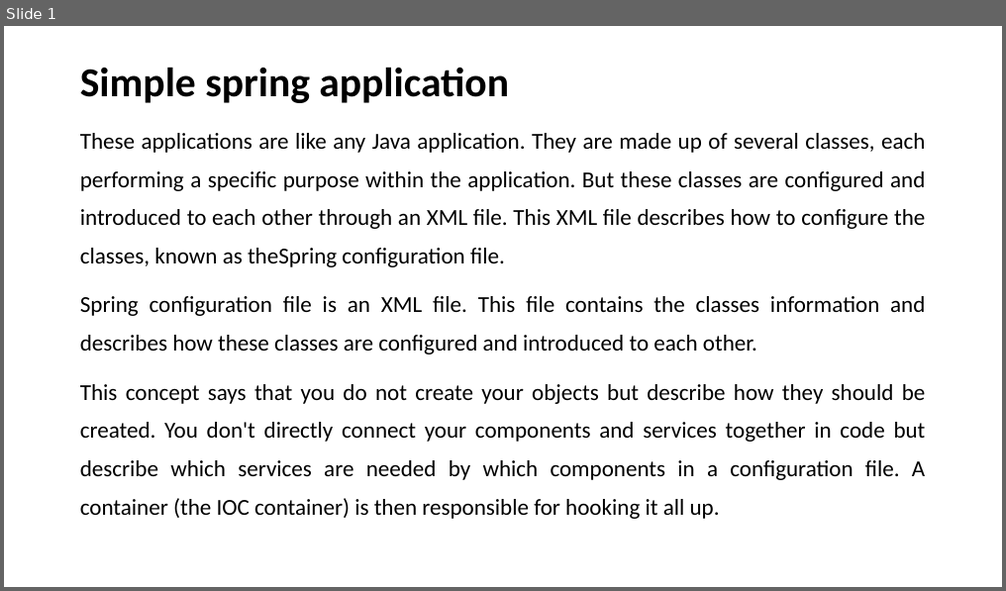
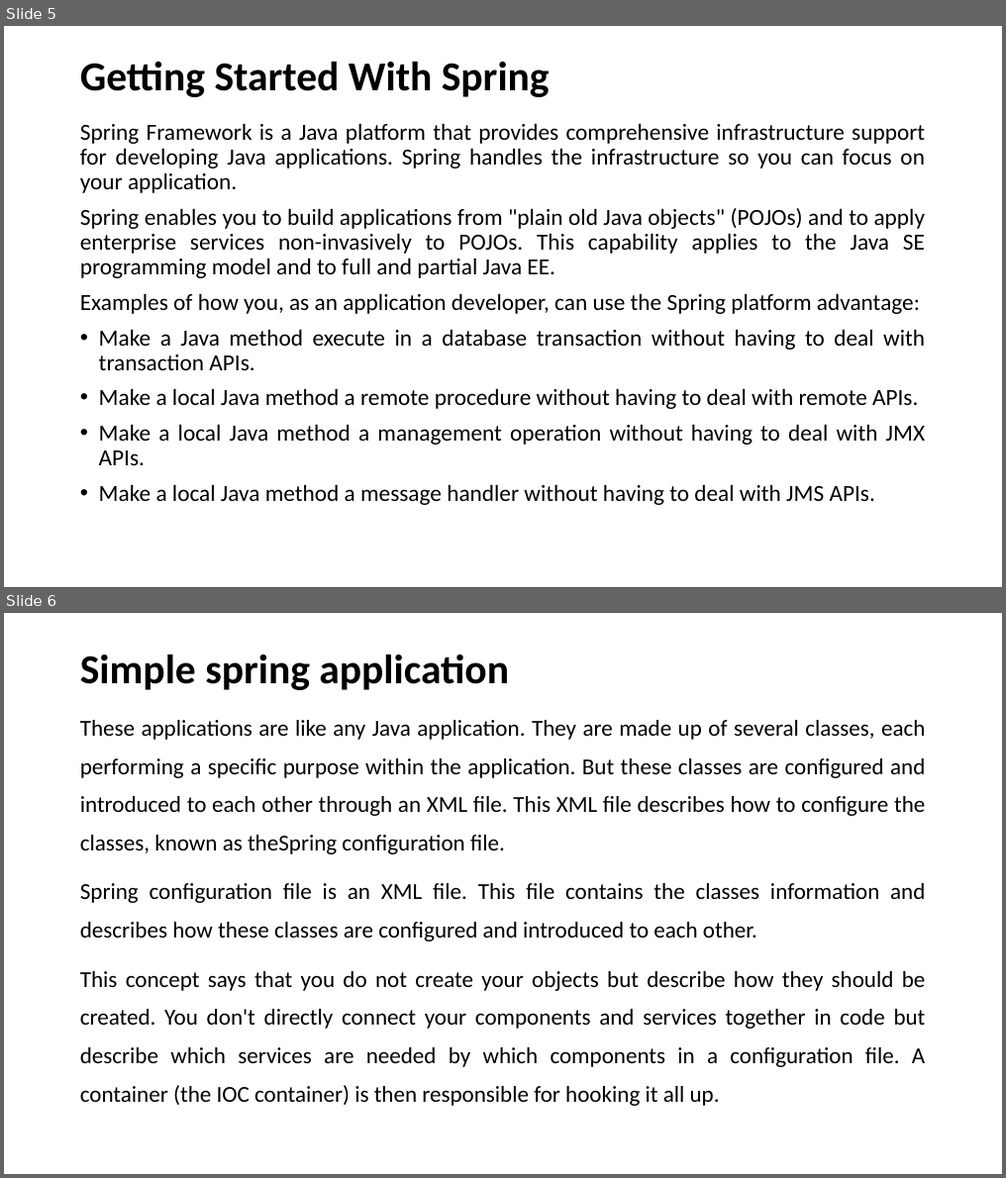
Before and after one commit to sunilkumargupta/springhibernatesession, a slide deck: task02/Spring Task02.pptx. Shown one above the other, each under a label of ours: slide 1 before the commit, slides 5 and 6 after it. The pictures are 1006x591 and 1006x1178 pixels, drawn with LibreOffice and Linux fonts; fonts in the diff are those of the drawing. Boxes give left, top, right and bottom in pixels: in the first picture for what was removed or moved away, otherwise in the second. Text is boxed around its words. In the diff, an @@ line names an element or a change of style, - is before the commit and + after.

```diff
--- a/task02/Spring Task02.pptx
+++ b/task02/Spring Task02.pptx
@@ slide 5 added at [4, 26, 1002, 587], background #FFFFFF @@
@@ title added at [80, 61, 549, 97], 39.6 pt, text #000000, bold @@
+Getting Started With Spring
@@ text added at [80, 123, 926, 505], 22.2 pt, text #000000 @@
+Spring Framework is a Java platform that provides comprehensive infrastructure support for developing Java applications. Spring handles the infrastructure so you can focus on your application.
+Spring enables you to build applications from "plain old Java objects" (POJOs) and to apply enterprise services non-invasively to POJOs. This capability applies to the Java SE programming model and to full and partial Java EE.
+Examples of how you, as an application developer, can use the Spring platform advantage:
+• Make a Java method execute in a database transaction without having to deal with transaction APIs.
+• Make a local Java method a remote procedure without having to deal with remote APIs.
+• Make a local Java method a management operation without having to deal with JMX APIs.
+• Make a local Java method a message handler without having to deal with JMS APIs.
@@ what was slide 1 is now slide 6 @@
```
Also in this commit, not shown: 4 other slides added.
